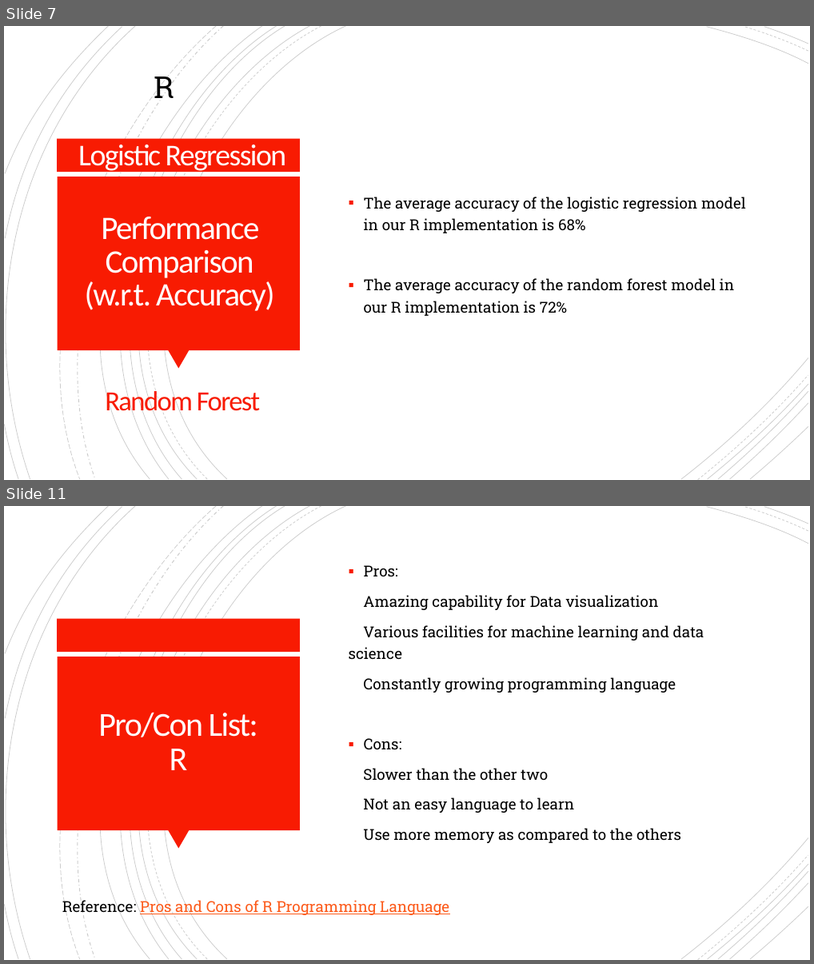
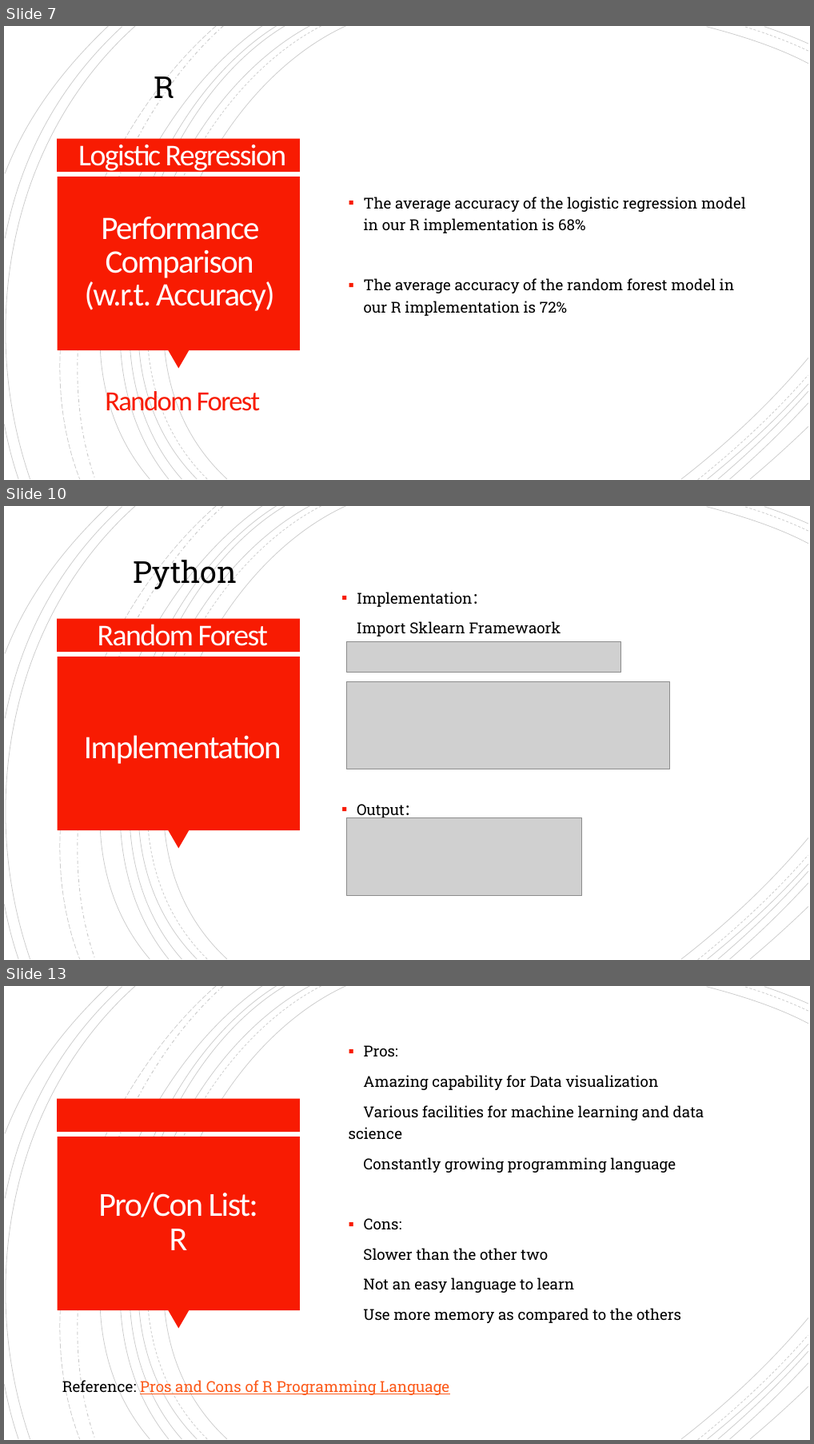
Before and after one commit to ymart1n/ML-Research-Repo, a slide deck: Homework 1/hw1-pre.pptx. Shown one above the other, each under a label of ours: slides 7 and 11 before the commit, slides 7, 10 and 13 after it; the slides between them are not shown. The pictures are 814x964 and 814x1444 pixels, drawn with LibreOffice and Linux fonts; fonts in the diff are those of the drawing; grey boxes stand for pictures. Boxes give left, top, right and bottom in pixels: in the first picture for what was removed or moved away, otherwise in the second. Text is boxed around its words. In the diff, an @@ line names an element or a change of style, - is before the commit and + after.

Commit message:
Add Python 2020.10.31

```diff
--- a/Homework 1/hw1-pre.pptx
+++ b/Homework 1/hw1-pre.pptx
@@ slide 10 added at <box>4,506,810,960</box>, background #FFFFFF; not listed: 24 template elements that a slide beside it also shows @@
@@ text added at <box>133,556,237,591</box>, 36 pt, text #000000 @@
+Python
@@ text added at <box>357,592,562,819</box>, 18 pt, text #000000 @@
+▪ Implementation：
+Import Sklearn Framewaork
+▪ Output：
@@ title added at <box>98,624,268,652</box>, 36 pt, text #FFFEFF @@
+Random Forest
@@ picture added at <box>347,641,621,672</box> @@
@@ picture added at <box>347,681,670,769</box> @@
@@ text added at <box>84,735,282,764</box>, 39 pt, text #FFFEFF @@
+Implementation
@@ picture added at <box>347,817,582,895</box> @@
@@ what was slide 11 is now slide 13 @@
```
Also in this commit, not shown: 3 slides changed, 1 other slide added, 5 other files.
